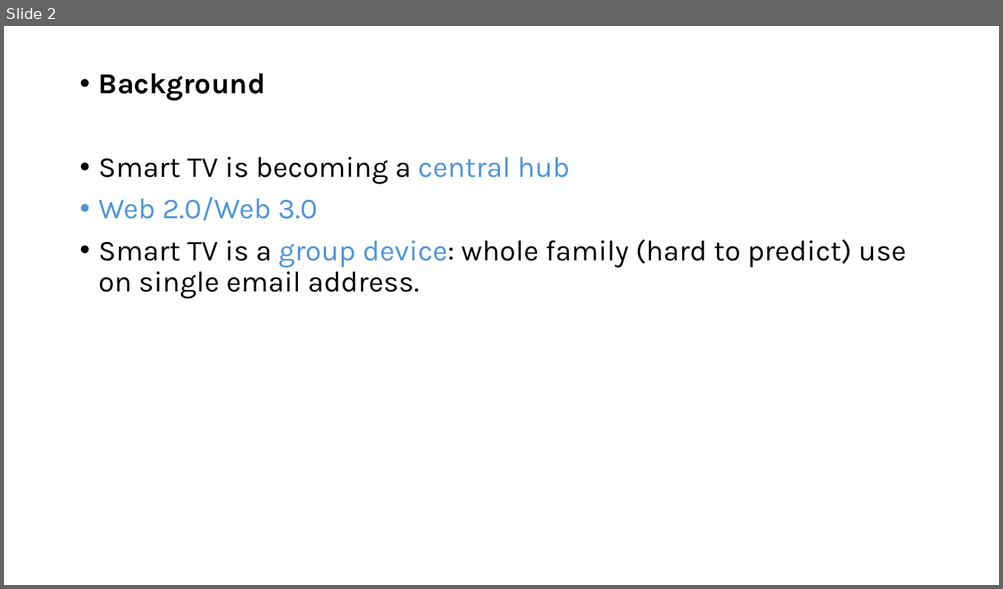
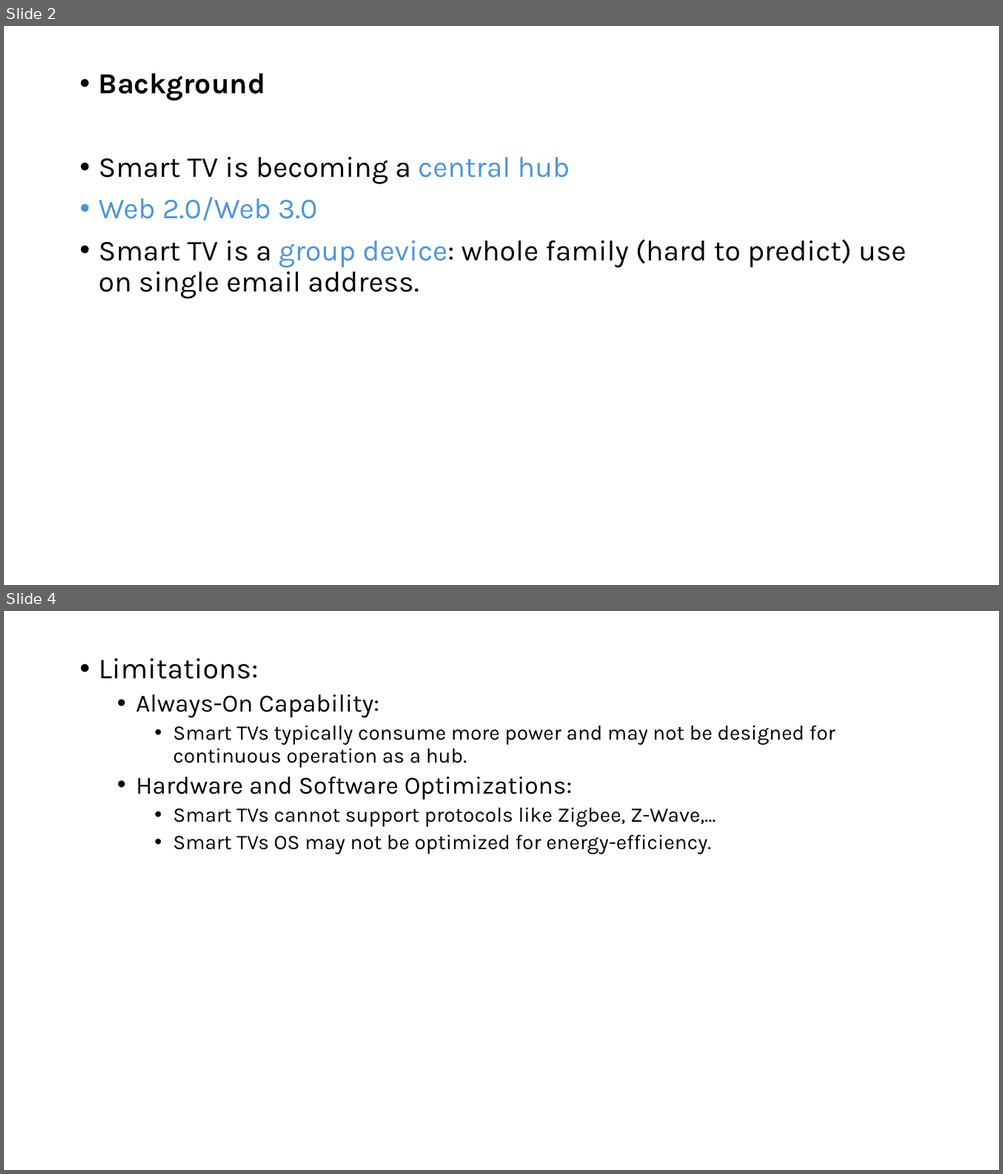
Before and after one commit to GXG-CS/smartTV, a slide deck: smartTV.pptx. Shown one above the other, each under a label of ours: slide 2 before the commit, slides 2 and 4 after it; the slides between them are not shown. The pictures are 1003x589 and 1003x1174 pixels, drawn with LibreOffice and Linux fonts; fonts in the diff are those of the drawing. Boxes give left, top, right and bottom in pixels: in the first picture for what was removed or moved away, otherwise in the second. Text is boxed around its words. In the diff, an @@ line names an element or a change of style, - is before the commit and + after.

```diff
--- a/smartTV.pptx
+++ b/smartTV.pptx
@@ slide 4 added at bbox=[4, 611, 999, 1170], background #FFFFFF @@
@@ text added at bbox=[99, 658, 835, 854], 20 pt, text #000000 @@
+• Limitations:
+  • Always-On Capability:
+    • Smart TVs typically consume more power and may not be designed for continuous operation as a hub.
+  • Hardware and Software Optimizations:
+    • Smart TVs cannot support protocols like Zigbee, Z-Wave,…
+    • Smart TVs OS may not be optimized for energy-efficiency.
```
Also in this commit, not shown: 6 other slides added, 2 slides removed.
